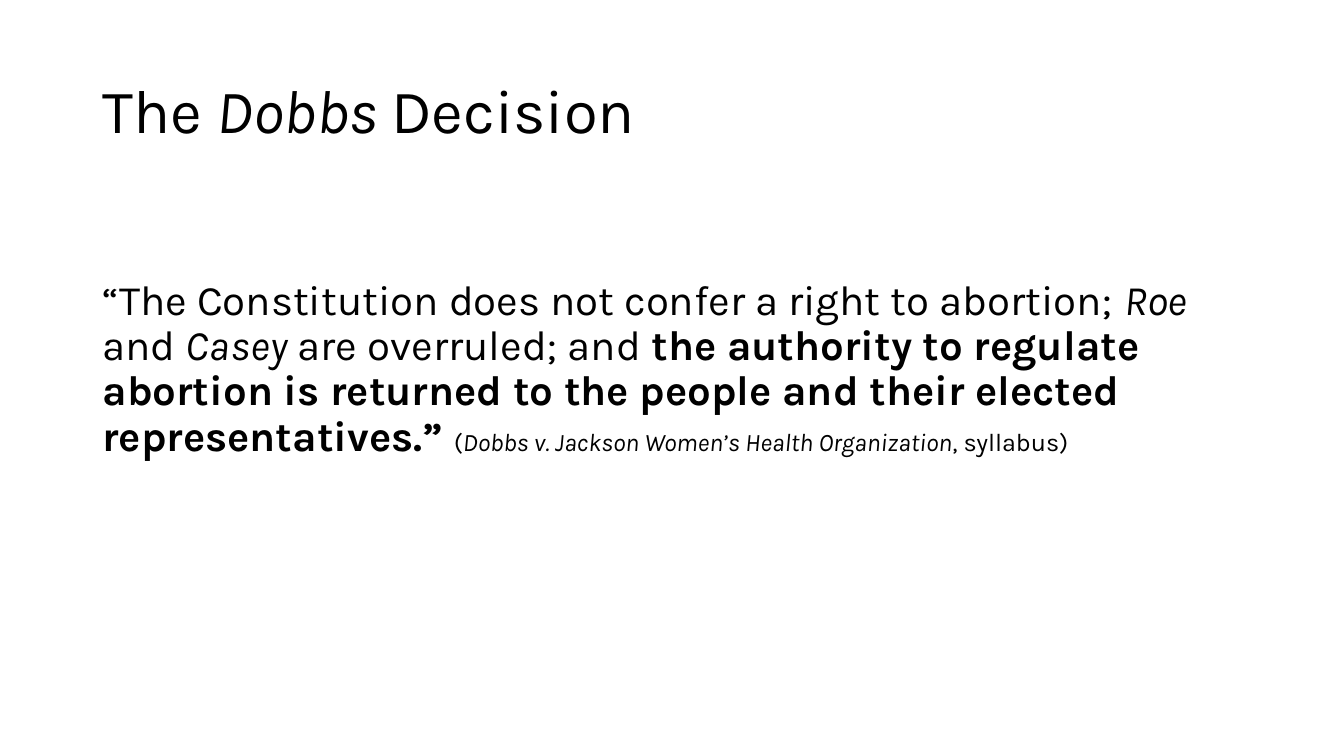
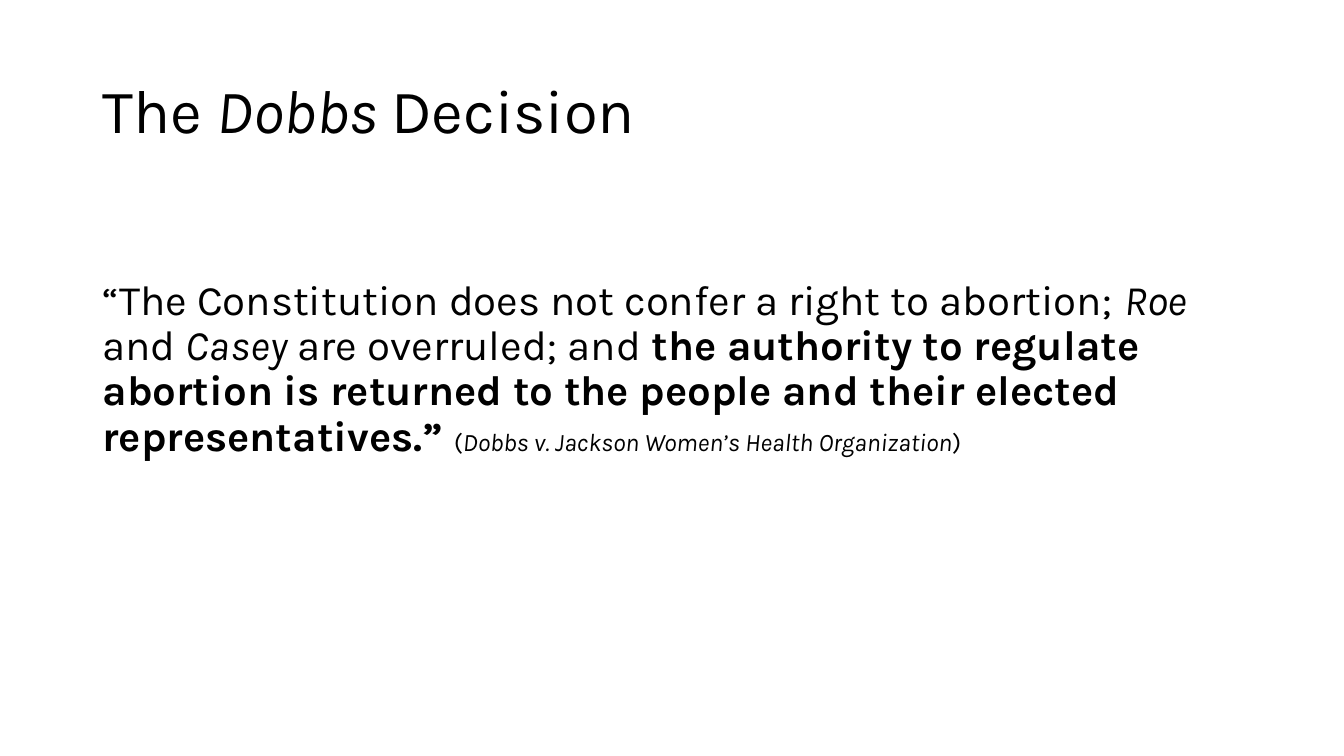
Before and after one commit to appittman/abortion-amendments, a slide deck: slide 2 of asapresentation2025_ap.pptx. Drawn at 1344x756 pixels with LibreOffice and Linux fonts; fonts in the diff are those of the drawing. Boxes give left, top, right and bottom in pixels: in the first picture for what was removed or moved away, otherwise in the second. Text is boxed around its words. In the diff, an @@ line names an element or a change of style, - is before the commit and + after.

```diff
--- a/asapresentation2025_ap.pptx
+++ b/asapresentation2025_ap.pptx
@@ text at (102, 286, 1187, 461): text changed @@
-“The Constitution does not confer a right to abortion; Roe and Casey are overruled; and the authority to regulate abortion is returned to the people and their elected representatives.” (Dobbs v. Jackson Women’s Health Organization, syllabus)
+“The Constitution does not confer a right to abortion; Roe and Casey are overruled; and the authority to regulate abortion is returned to the people and their elected representatives.” (Dobbs v. Jackson Women’s Health Organization)
```
Also in this commit, not shown: 5 other slides changed, 3 other files.
